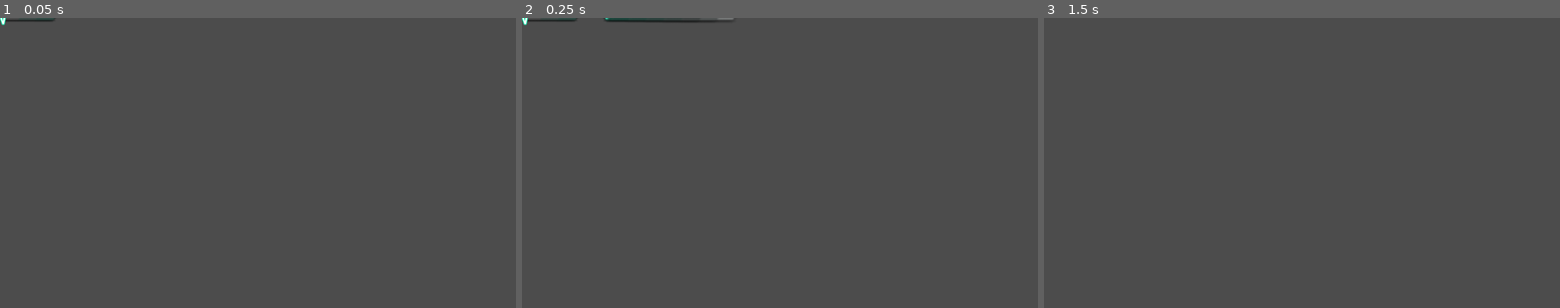
Above: before the commit, frames 1-3 (left to right).
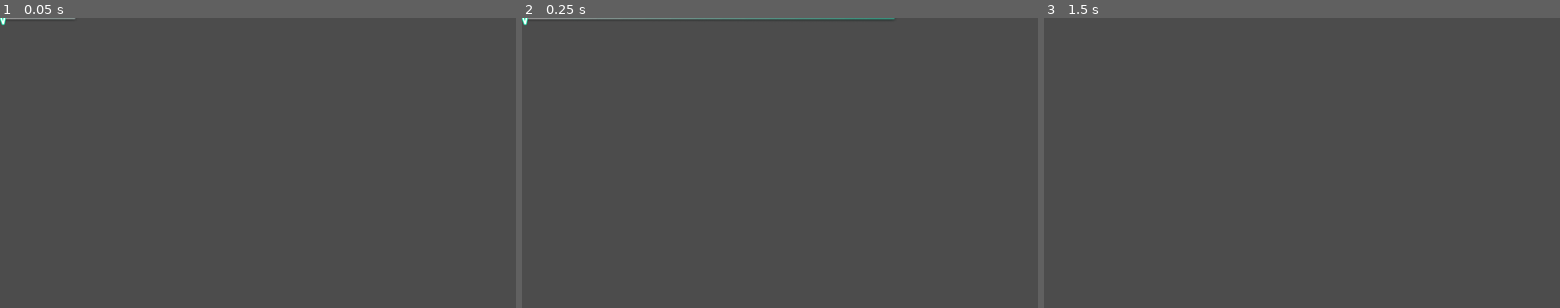
Above: after the commit, the same moments.

Repository: MrEliptik/TypeItOut
Game: Godot game, scene res://scenes/effects/bullet.tscn
Same seed, same stepped clock (60 frames per second), same inputs: the game is played once before the commit and once after it. This scene is started directly instead of the project's main scene.
Inputs (mouse positions are in pixels of both pictures, inside the frame that each line leads up to):
- Up to frame 1 (0.05 s): no input
- Up to frame 2 (0.25 s): no input
- Up to frame 3 (1.5 s): tap Enter at 0.5 s; move the mouse to (1415, 148) at 0.52 s; tap Backspace at 0.6 s; tap Space at 1.25 s; move the mouse to (1198, 177) at 1.27 s; click (1198, 177) at 1.35 s

The runs differ from the first frame. In frame 1, 0.1% of the frame differs, in the area x 1-15%, y 0-2%; in frame 2, 0.6%, in the area x 1-73%, y 0-2%; in frame 3, nothing differs.

Commit message:
bug fix: enemy must be typed entirely when deselected

Diff:
--- a/scenes/effects/bulletParticles.tscn
+++ b/scenes/effects/bulletParticles.tscn
@@ -21,7 +21,7 @@
 flag_disable_z = true
 spread = 0.0
 gravity = Vector3( 0, 0, 0 )
-initial_velocity = 392.15
+initial_velocity = 553.07
 orbit_velocity = 0.0
 orbit_velocity_random = 0.0
 scale = 0.1
@@ -31,7 +31,7 @@
 [node name="BulletParticles" type="Particles2D"]
 material = SubResource( 1 )
 amount = 1000
-lifetime = 2.0
+lifetime = 8.45
 speed_scale = 10.0
 explosiveness = 0.15
 local_coords = false
--- a/scenes/enemy.gd
+++ b/scenes/enemy.gd
@@ -141,7 +141,7 @@
 	return "[/color]"
 
 func deselect():
-	set_prompt(prompt_text)
+	#set_prompt(prompt_text)
 	z_index = 0
 
 func select():
--- a/scenes/game.gd
+++ b/scenes/game.gd
@@ -223,6 +223,7 @@
 		# Enemy has already been typed
 		if enemy._curr_char_idx != -1:
 			next_char = prompt.substr(enemy._curr_char_idx, 1)
+			print(next_char)
 		else:
 			next_char = prompt.substr(0, 1)
 		if next_char == typed_character:
@@ -262,6 +263,7 @@
 			return
 	else:
 		next_char = active_enemy.get_prompt().substr(0, 1)
+		active_enemy._curr_char_idx = 1
 		curr_letter_idx = 1
 
 	if !active_enemy: return
